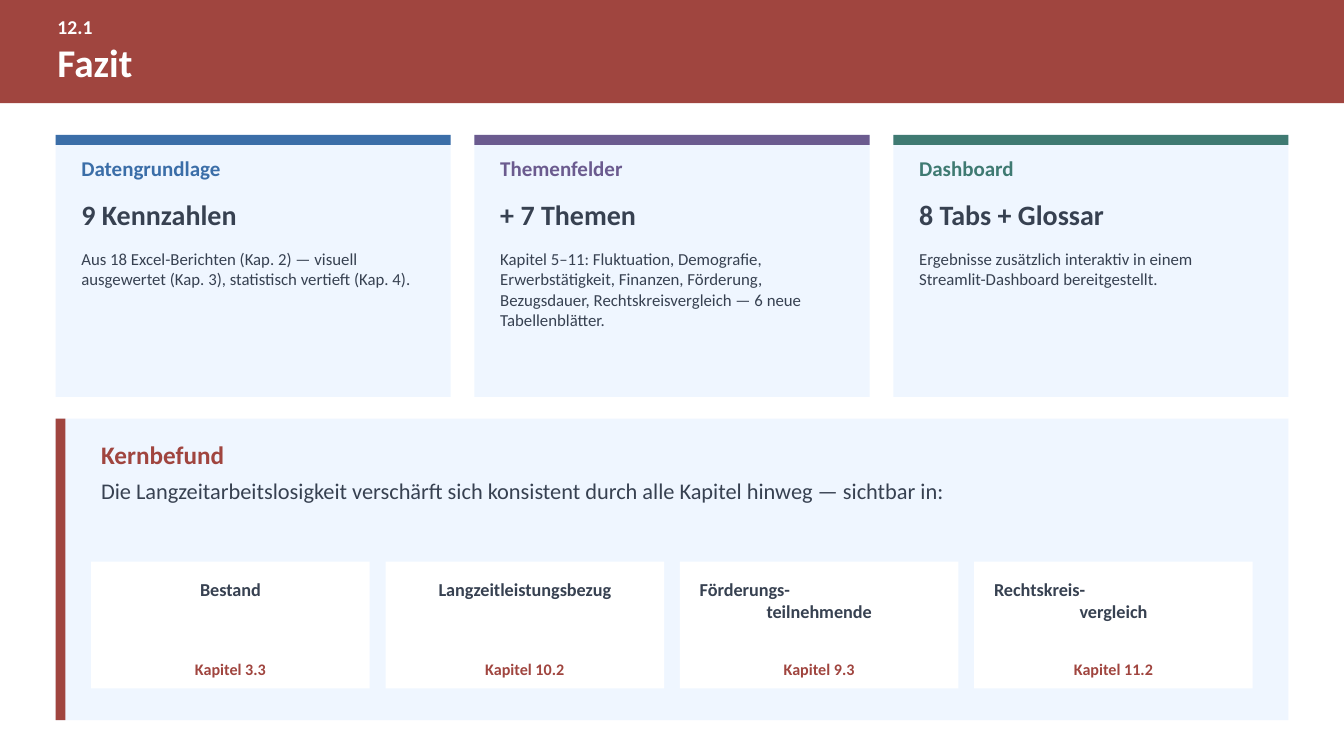
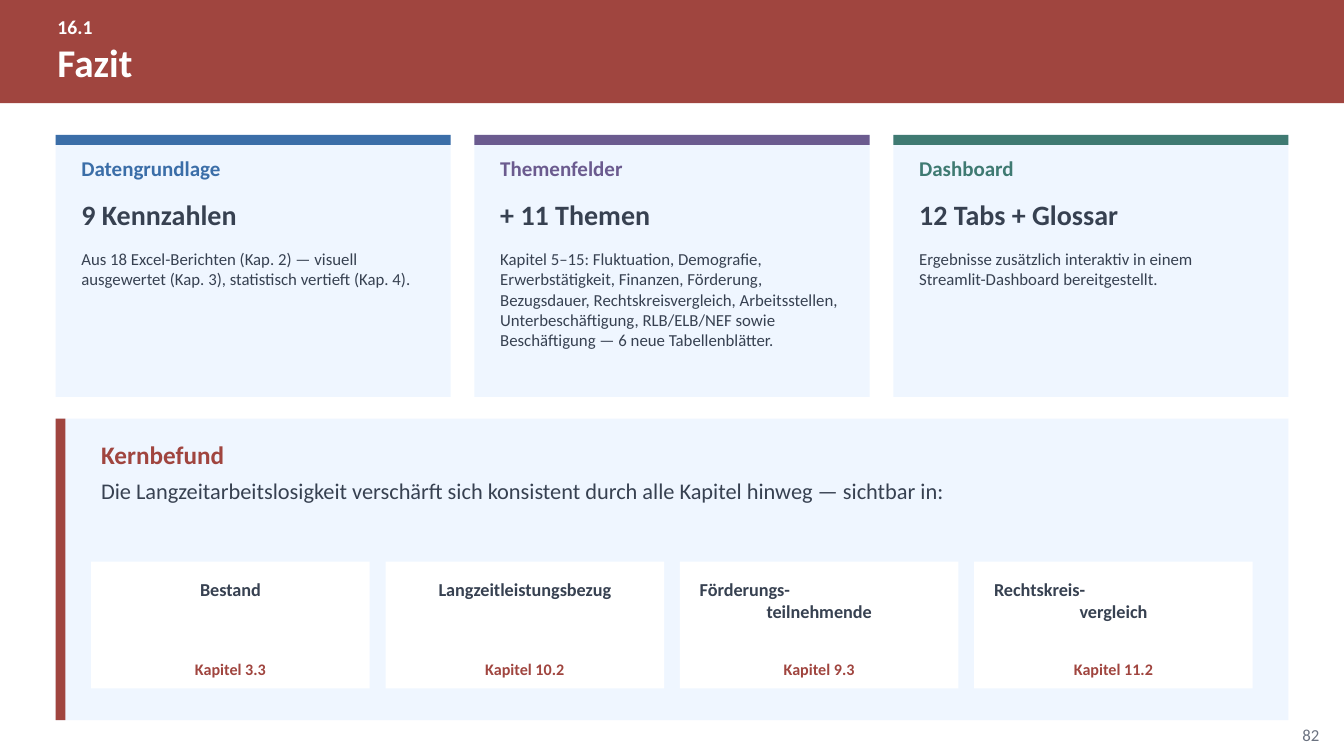
Before and after one commit to eufunk/arbeitsmarkt-regensburg, a slide deck: slide 82 of Docs/Projektpraesentation.pptx (slide 63 before the commit). Drawn at 1344x756 pixels with LibreOffice and Linux fonts; fonts in the diff are those of the drawing. Boxes give left, top, right and bottom in pixels: in the first picture for what was removed or moved away, otherwise in the second. Text is boxed around its words. In the diff, an @@ line names an element or a change of style, - is before the commit and + after.

```diff
--- a/Docs/Projektpraesentation.pptx
+++ b/Docs/Projektpraesentation.pptx
@@ text at (x1=57, y1=20, x2=92, y2=34): text changed @@
-12.1
+16.1
@@ text at (x1=521, y1=205, x2=650, y2=225): text changed @@
-+ 7 Themen
++ 11 Themen
@@ text at (x1=919, y1=205, x2=1118, y2=225): text changed @@
-8 Tabs + Glossar
+12 Tabs + Glossar
@@ text at (x1=500, y1=253, x2=838, y2=349): text changed @@
-Kapitel 5–11: Fluktuation, Demografie, Erwerbstätigkeit, Finanzen, Förderung, Bezugsdauer, Rechtskreisvergleich — 6 neue Tabellenblätter.
+Kapitel 5–15: Fluktuation, Demografie, Erwerbstätigkeit, Finanzen, Förderung, Bezugsdauer, Rechtskreisvergleich, Arbeitsstellen, Unterbeschäftigung, RLB/ELB/NEF sowie Beschäftigung — 6 neue Tabellenblätter.
@@ page number added at (x1=1302, y1=729, x2=1319, y2=741), 12 pt, text #6B7280 @@
+82
```
Also in this commit, not shown: 63 other slides changed, 20 slides added, 1 slide removed, 28 other files.
